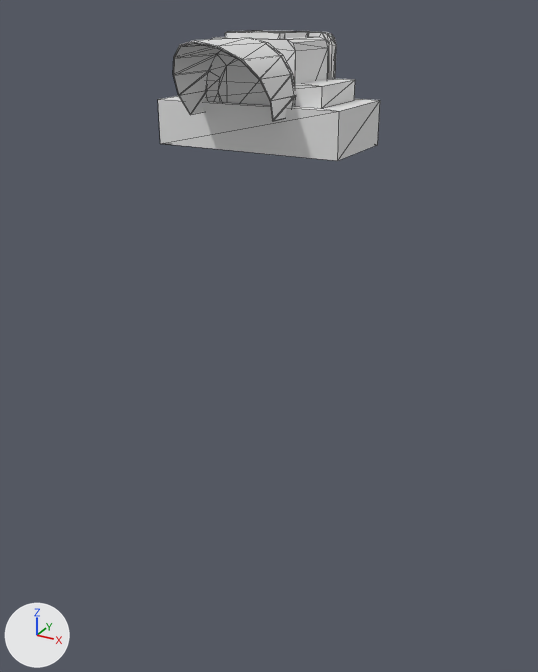
The OBJ model assets/mtrsteamloco/eyecandies/signal_lighta/main.obj, before and after one commit.
Both versions are drawn from a camera (50 mm lens) standing at (0.775, -1.379, 0.152) and looking at (0.021, -0.009, -0.533). The lights are fixed; the arrows at lower left show +X, +Y and +Z. Mesh edges are drawn as thin lines. Where no turn or scale is listed for an object, it has been applied to the vertices.

The scene before the commit, as lines of its bpy script (objects in view):
```python
me_d = bpy.data.meshes.new('d')
me_d.from_pydata(...)  # 170 vertices, 276 faces; spans x -0.108..0.108, y -0.238..0.116, z -0.11..0.11
me_d.materials.append(mat_b)  # its picture is missing
me_l = bpy.data.meshes.new('l')
me_l.from_pydata(...)  # 16 vertices, 14 faces; spans x -0.0695..0.0695, y -0.0541, z -0.0695..0.0695
me_l.materials.append(mat_k)  # its picture is missing
me_z = bpy.data.meshes.new('z')
me_z.from_pydata(...)  # 32 vertices, 44 faces; spans x -0.205..0.205, y -0.075..0.13, z -0.11..0.11
# faces by material slot: [12, 32]
me_z.materials.append(mat_c)  # its picture is missing
me_z.materials.append(mat_b)  # its picture is missing
# before: 24 (-0.205, -0.075, -0.11) at pixel (160, 143), 26 (-0.205, 0.13, -0.11), 28 (0.205, -0.075, -0.11) at pixel (337, 160), 30 (0.205, 0.13, -0.11) at pixel (377, 144)
ob_d = bpy.data.objects.new('d', me_d)
ob_d.location = (0.0, 0.0, 0.0)
ob_l = bpy.data.objects.new('l', me_l)
ob_l.location = (0.0, 0.0, 0.0)
ob_z = bpy.data.objects.new('z', me_z)
ob_z.location = (0.0, 0.0, 0.0)
```
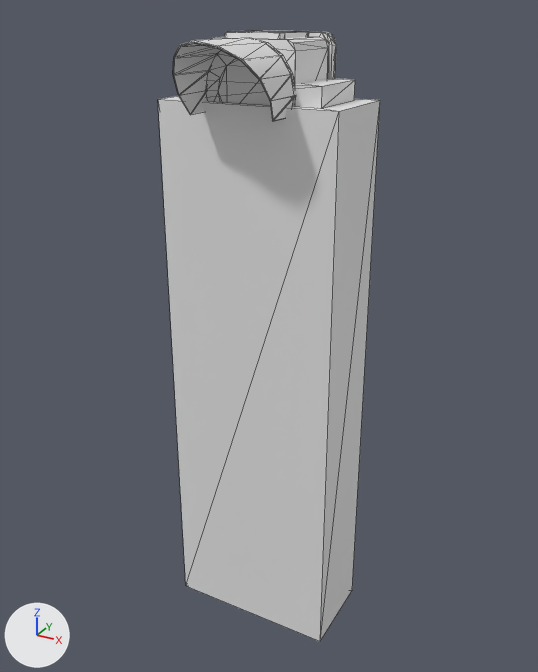
Changed parts and their boxes [x1, y1, x2, y2] in the pictures (538 x 672 px; the box of a moved part takes in the faces that stretch with it):
```json
{"object": "z", "change": "reshaped", "before": [158, 31, 380, 161], "after": [158, 31, 380, 641], "on screen": "366% taller"}
{"part": 1, "of": "me_z", "change": "moved or reshaped", "before": [158, 99, 380, 161], "after": [158, 99, 380, 641]}
```

The change, as JSON lines over the scene's bpy script:
```json
{"block": "me_z", "where": "me_z.from_pydata(...)  # 32 vertices, 44 faces; spans x -0.205..0.205, y -0.075..0.13, z -0.11..0.11"}
{"block": "me_z", "where": "# used by ob_z; location = (0.0, 0.0, 0.0)"}
{"block": "me_z", "change": "me_z part 1"}
{"op": "add", "block": "me_z", "code": "for i in [24, 26, 28, 30]: me_z.vertices[i].co += Vector((0.0, 0.0, -1.2))"}
```
